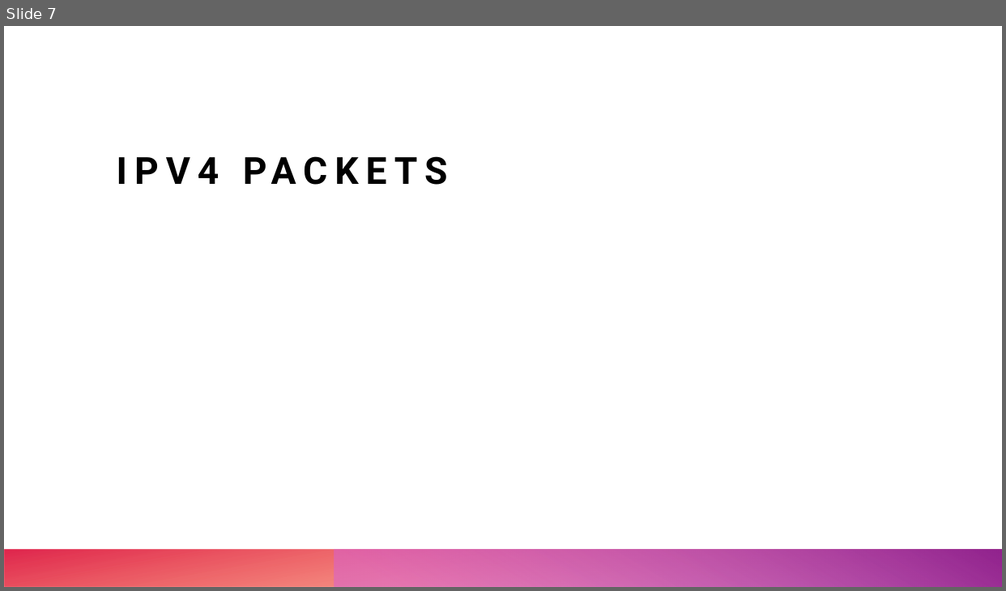
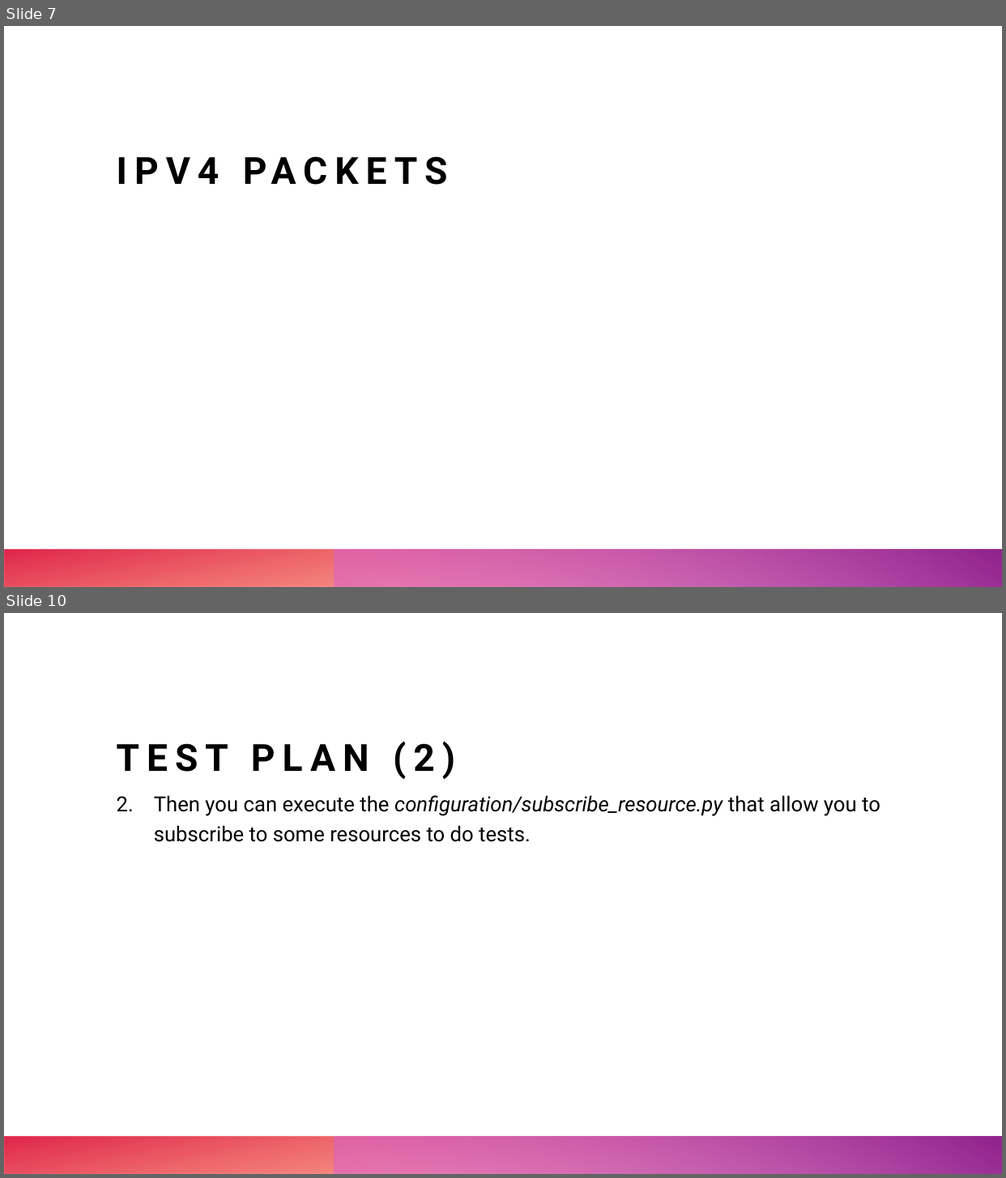
Before and after one commit to leonardopoggiani/ANAWS-project, a slide deck: DistributedMessageBroker.pptx. Shown one above the other, each under a label of ours: slide 7 before the commit, slides 7 and 10 after it; the slides between them are not shown. The pictures are 1006x591 and 1006x1178 pixels, drawn with LibreOffice and Linux fonts; fonts in the diff are those of the drawing. Boxes give left, top, right and bottom in pixels: in the first picture for what was removed or moved away, otherwise in the second. Text is boxed around its words. In the diff, an @@ line names an element or a change of style, - is before the commit and + after.

```diff
--- a/DistributedMessageBroker.pptx
+++ b/DistributedMessageBroker.pptx
@@ slide 10 added at (4, 613, 1002, 1174), background #FFFFFF; not listed: 2 template elements that a slide beside it also shows @@
@@ title added at (117, 741, 455, 779), 36 pt, text #000000, bold @@
+TEST PLAN (2)
@@ text added at (154, 795, 880, 842), 20 pt, text #000000 @@
+2. Then you can execute the configuration/subscribe_resource.py that allow you to subscribe to some resources to do tests.
```
Also in this commit, not shown: 9 other slides added, 2 slides removed, 3 other files.
